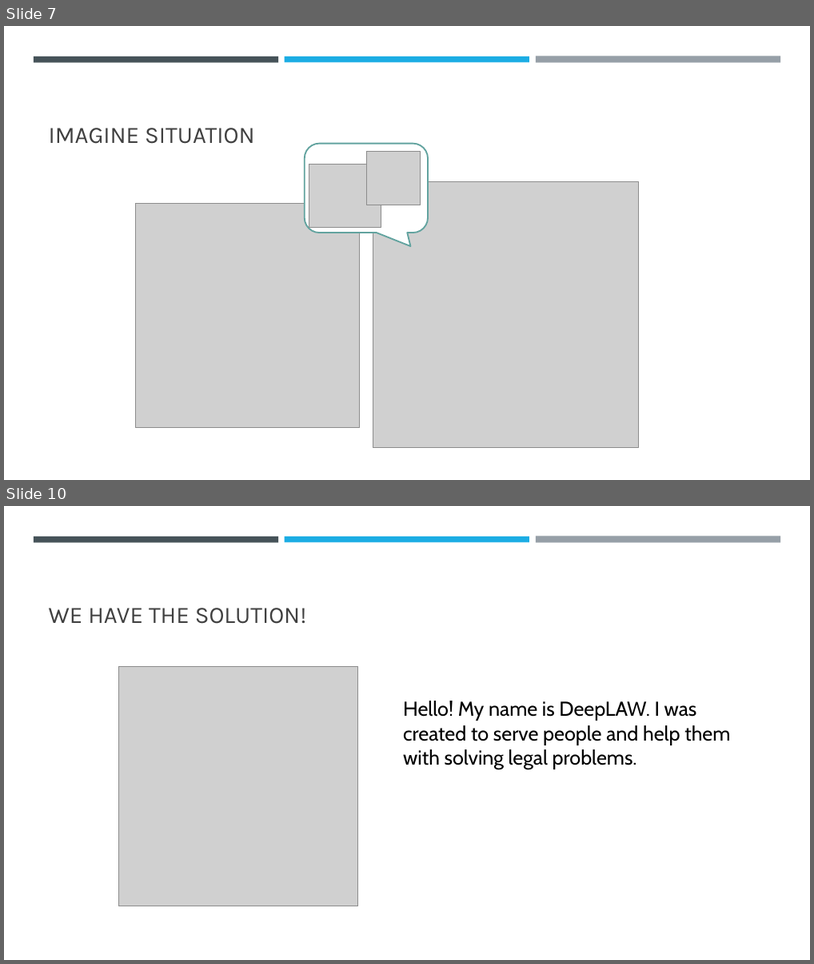
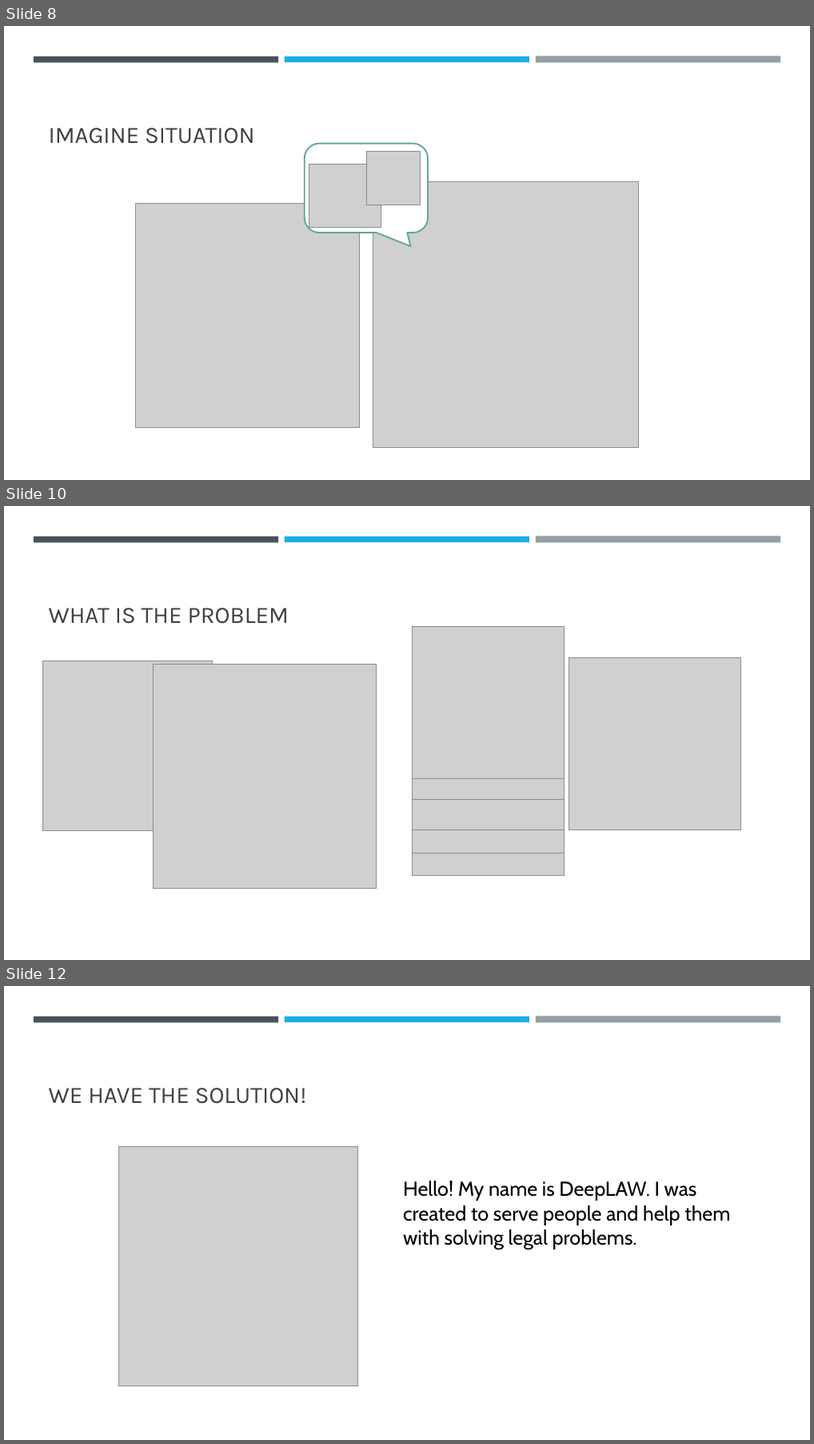
Before and after one commit to Astrarog/HSE, a slide deck: English professional/DeepLAW.pptx. Shown one above the other, each under a label of ours: slides 7 and 10 before the commit, slides 8, 10 and 12 after it; the slides between them are not shown. The pictures are 814x964 and 814x1444 pixels, drawn with LibreOffice and Linux fonts; fonts in the diff are those of the drawing; grey boxes stand for pictures. Boxes give left, top, right and bottom in pixels: in the first picture for what was removed or moved away, otherwise in the second. Text is boxed around its words. In the diff, an @@ line names an element or a change of style, - is before the commit and + after.

```diff
--- a/English professional/DeepLAW.pptx
+++ b/English professional/DeepLAW.pptx
@@ slide 10 added at (4,506,810,960), background #FFFFFF; not listed: 3 template elements that a slide beside it also shows @@
@@ title added at (49,608,290,624), 28 pt, text #404040 @@
+WHAT IS THE PROBLEM
@@ group added at (412,626,564,875): 5 pictures @@
@@ picture added at (42,661,213,831) @@
@@ picture added at (153,664,377,888) @@
@@ picture added at (570,657,742,830) @@
@@ what was slide 7 is now slide 8 @@
@@ what was slide 10 is now slide 12 @@
```
Also in this commit, not shown: 1 slide changed, 2 other slides added, 1 slide removed, 2 other files.
